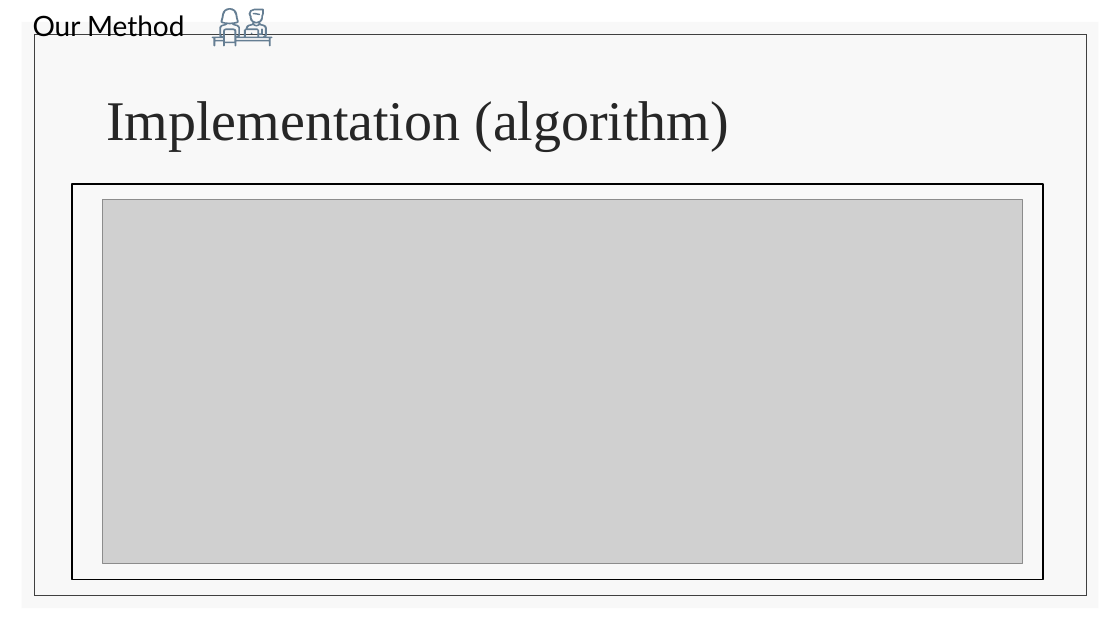
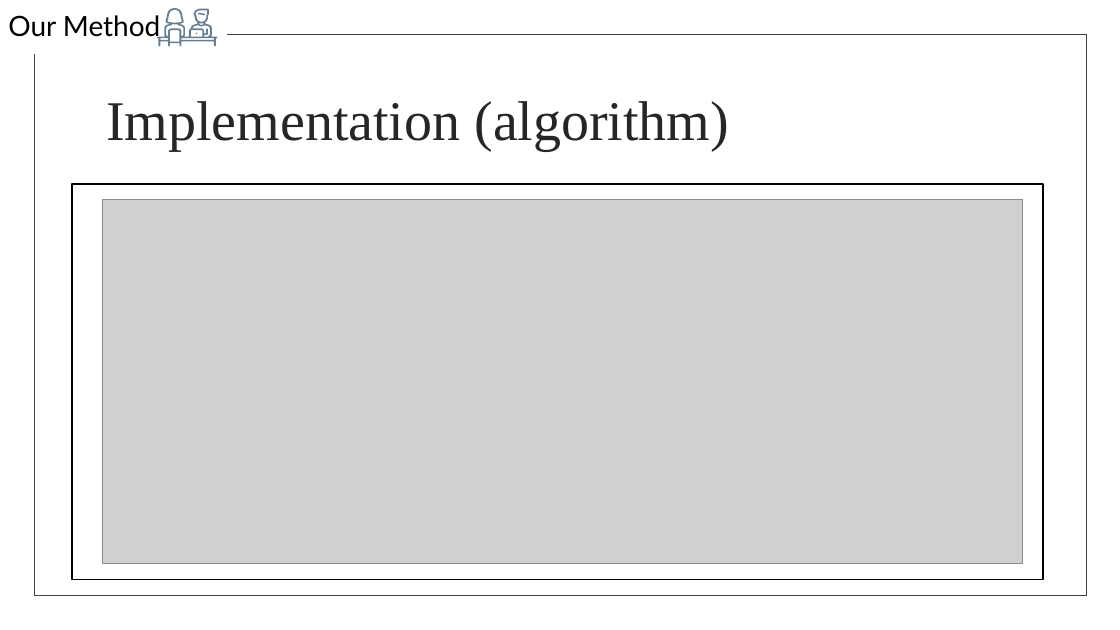
Before and after one commit to liordvir/AOTV, a slide deck: slide 9 of updated_presentation.pptx. Drawn at 1120x630 pixels with LibreOffice and Linux fonts; fonts in the diff are those of the drawing; grey boxes stand for pictures. Boxes give left, top, right and bottom in pixels: in the first picture for what was removed or moved away, otherwise in the second. Text is boxed around its words. In the diff, an @@ line names an element or a change of style, - is before the commit and + after.

```diff
--- a/updated_presentation.pptx
+++ b/updated_presentation.pptx
@@ text "Our Method" at <box>8,15,160,42</box>: alignment centre to left @@
@@ rectangle added at <box>0,1,139,54</box>, fill #FFFFFF, outline #FFFFFF 1 pt @@
@@ rectangle removed at <box>22,22,1099,608</box> @@
@@ rectangle added at <box>26,1,226,50</box>, fill #FFFFFF, outline #FFFFFF 1 pt @@
@@ 3 freeform shapes: place and size @@
-3 freeform shapes at <box>212,8,273,47</box>
+3 freeform shapes at <box>156,8,218,47</box>
```
Also in this commit, not shown: 11 other slides changed, 1 slide added, 1 slide removed, 1 other file.
